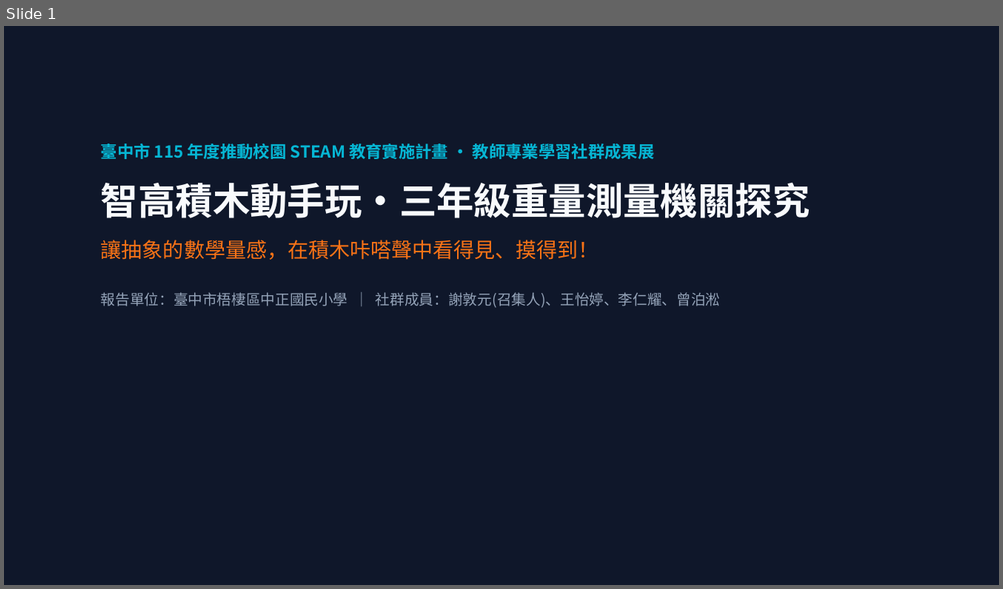
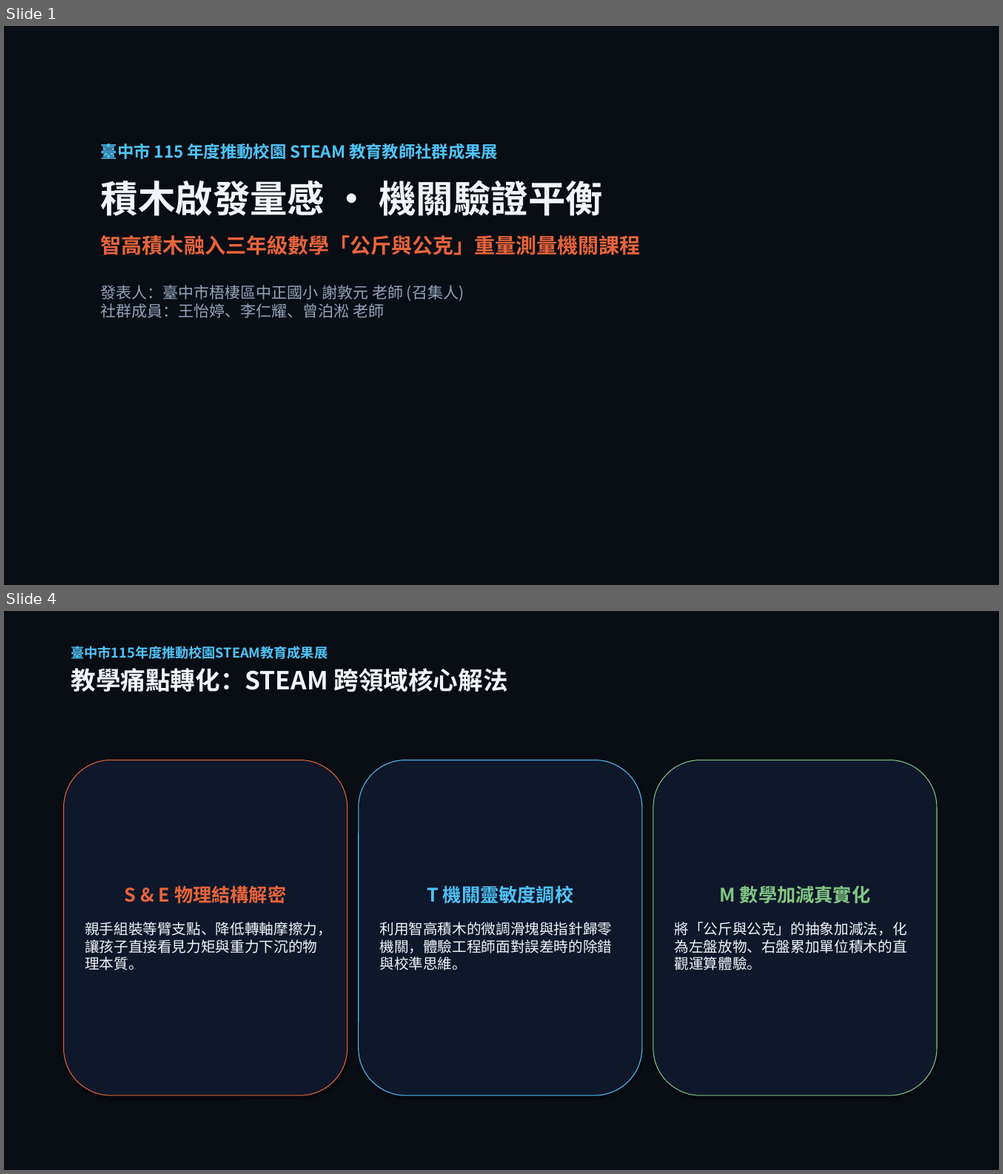
Before and after one commit to asc103138/steam-community-docs, a slide deck: 成果展繳交資料/臺中市梧棲區中正國小_STEAM成果展_5分鐘現場分享會簡報.pptx. Shown one above the other, each under a label of ours: slide 1 before the commit, slides 1 and 4 after it; the slides between them are not shown. The pictures are 1003x589 and 1003x1174 pixels, drawn with LibreOffice and Linux fonts; fonts in the diff are those of the drawing. Boxes give left, top, right and bottom in pixels: in the first picture for what was removed or moved away, otherwise in the second. Text is boxed around its words. In the diff, an @@ line names an element or a change of style, - is before the commit and + after.

Commit message:
feat: 擴增 115年度成果展 5分鐘分享會簡報為 16 頁 Reveal.js 精裝版與相關講稿檔案

```diff
--- a/成果展繳交資料/臺中市梧棲區中正國小_STEAM成果展_5分鐘現場分享會簡報.pptx
+++ b/成果展繳交資料/臺中市梧棲區中正國小_STEAM成果展_5分鐘現場分享會簡報.pptx
@@ slide 4 added at (4,611,999,1170), background #FFFFFF @@
@@ rectangle added at (4,611,999,1170), fill #090D14 @@
@@ text added at (71,646,507,692), 13 pt, text #4FC3F7, bold @@
+臺中市115年度推動校園STEAM教育成果展
+教學痛點轉化：STEAM 跨領域核心解法
@@ rounded rectangle added at (64,760,347,1096), fill #0F172A, outline #E8643A 0.75 pt, 14 pt, text #F1F5F9 @@
+S & E 物理結構解密
+親手組裝等臂支點、降低轉軸摩擦力，讓孩子直接看見力矩與重力下沉的物理本質。
@@ rounded rectangle added at (358,760,642,1096), fill #0F172A, outline #4FC3F7 0.75 pt, 14 pt, text #F1F5F9 @@
+T 機關靈敏度調校
+利用智高積木的微調滑塊與指針歸零機關，體驗工程師面對誤差時的除錯與校準思維。
@@ rounded rectangle added at (653,760,936,1096), fill #0F172A, outline #81C784 0.75 pt, 14 pt, text #F1F5F9 @@
+M 數學加減真實化
+將「公斤與公克」的抽象加減法，化為左盤放物、右盤累加單位積木的直觀運算體驗。
@@ slide 1 changed as well @@
@@ rectangle at (4,26,999,585): fill #0F172A to #090D14 @@
@@ text at (101,144,640,318): text changed; size 14 to 15 pt; bold on @@
-臺中市 115 年度推動校園 STEAM 教育實施計畫 · 教師專業學習社群成果展
-智高積木動手玩·三年級重量測量機關探究
-讓抽象的數學量感，在積木咔嗒聲中看得見、摸得到！
-報告單位：臺中市梧棲區中正國民小學 ｜ 社群成員：謝敦元(召集人)、王怡婷、李仁耀、曾泊淞
+臺中市 115 年度推動校園 STEAM 教育教師社群成果展
+積木啟發量感 · 機關驗證平衡
+智高積木融入三年級數學「公斤與公克」重量測量機關課程
+發表人：臺中市梧棲區中正國小 謝敦元 老師 (召集人)
+社群成員：王怡婷、李仁耀、曾泊淞 老師
```
Also in this commit, not shown: 14 other slides added, 6 slides removed, 10 other files.
